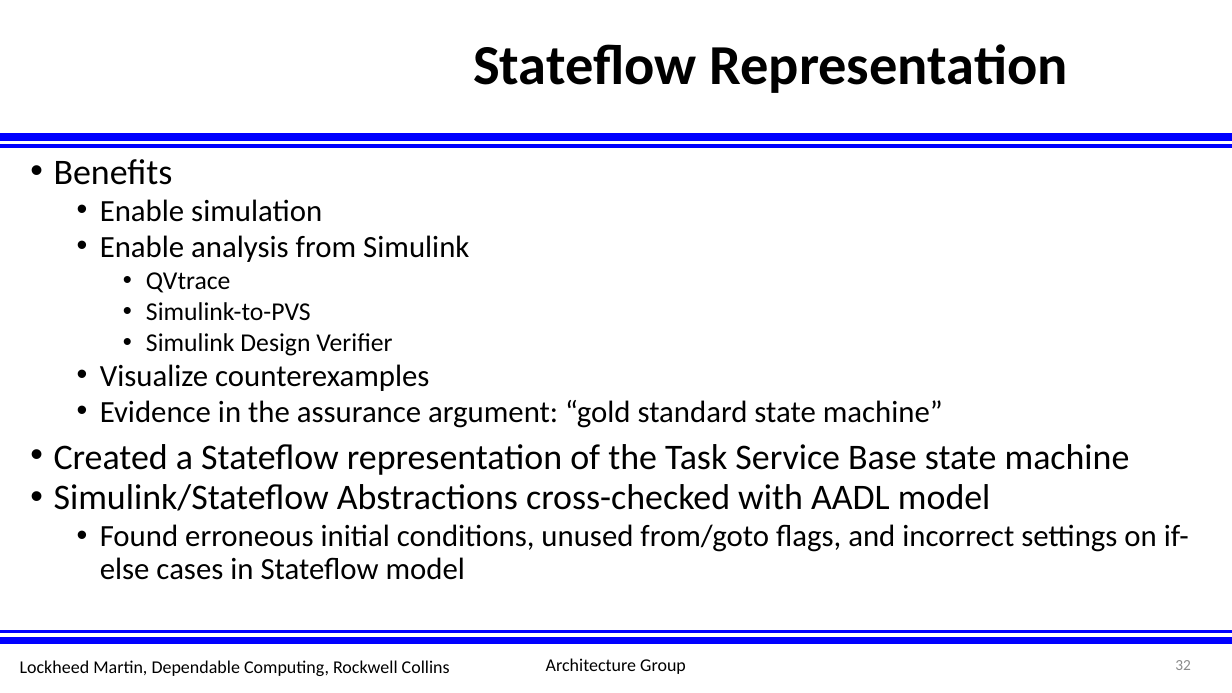
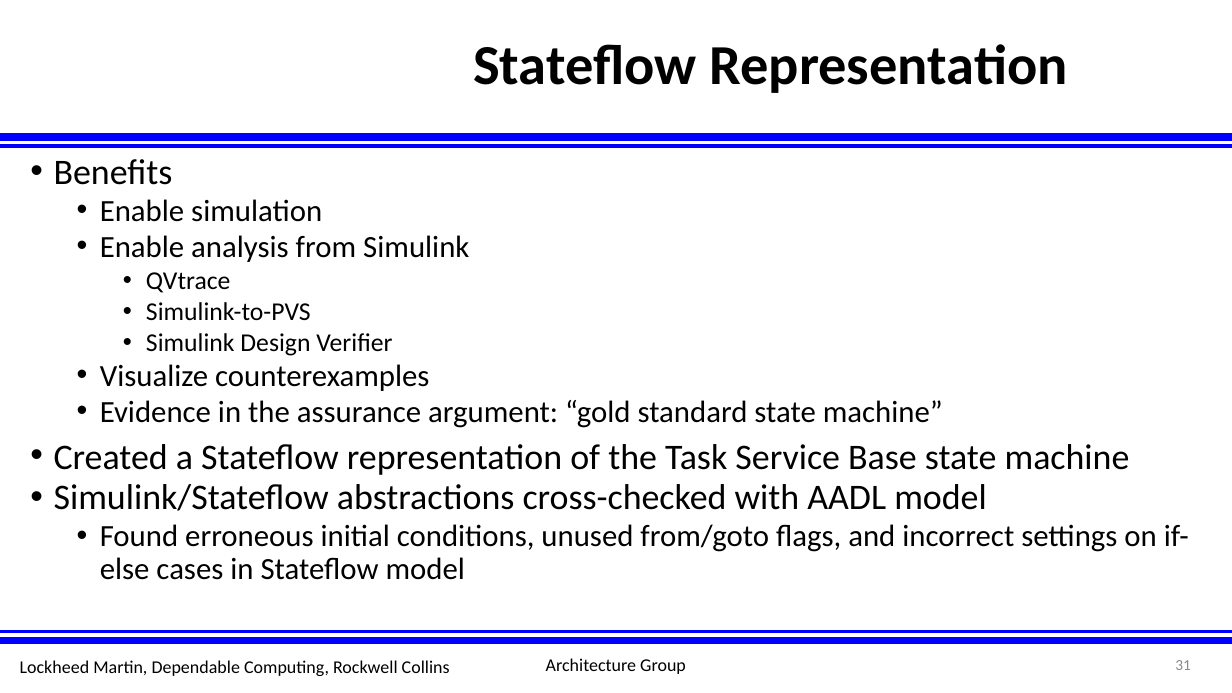
Before and after one commit to afrl-rq/OpenUxAS-SoI, a slide deck: slide 31 of presentations/S5_SoI_Architecture_Group.pptx (slide 32 before the commit). Drawn at 1232x693 pixels with LibreOffice and Linux fonts; fonts in the diff are those of the drawing; background and template pictures are left out. Boxes give left, top, right and bottom in pixels: in the first picture for what was removed or moved away, otherwise in the second. Text is boxed around its words. In the diff, an @@ line names an element or a change of style, - is before the commit and + after.

```diff
--- a/presentations/S5_SoI_Architecture_Group.pptx
+++ b/presentations/S5_SoI_Architecture_Group.pptx
@@ text at [54,484,987,511]: text changed @@
-• Simulink/Stateflow Abstractions cross-checked with AADL model
+• Simulink/Stateflow abstractions cross-checked with AADL model
@@ page number at [1175,660,1191,670]: text changed @@
-32
+31
```
Also in this commit, not shown: 4 other slides changed.
